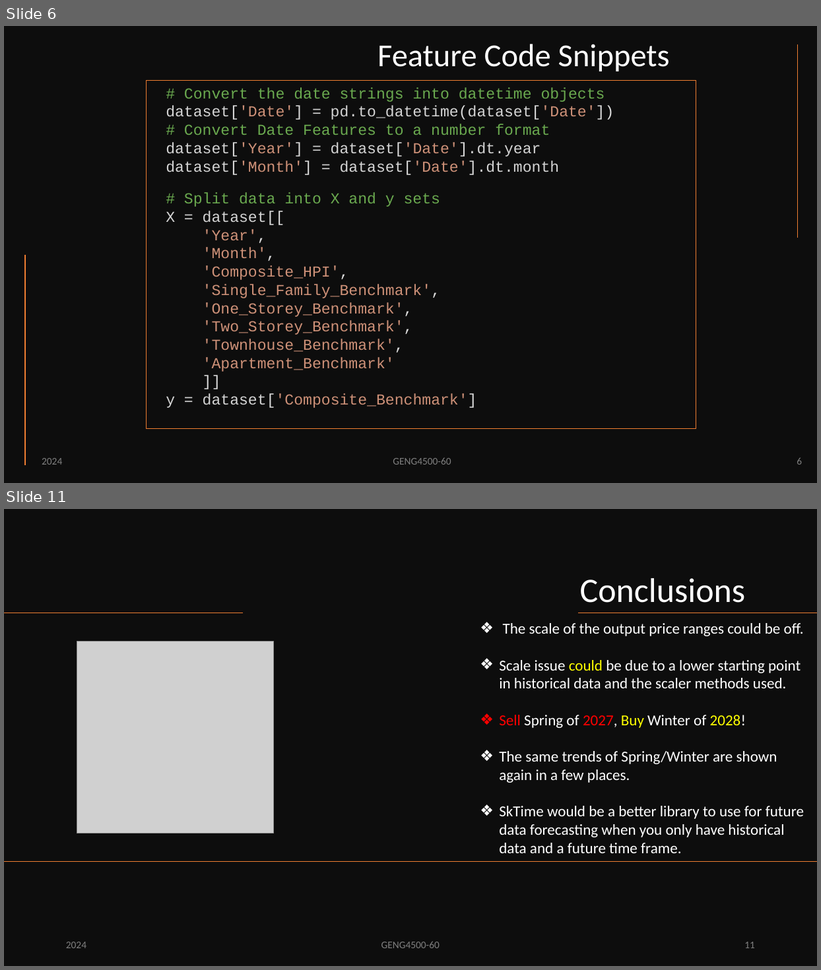
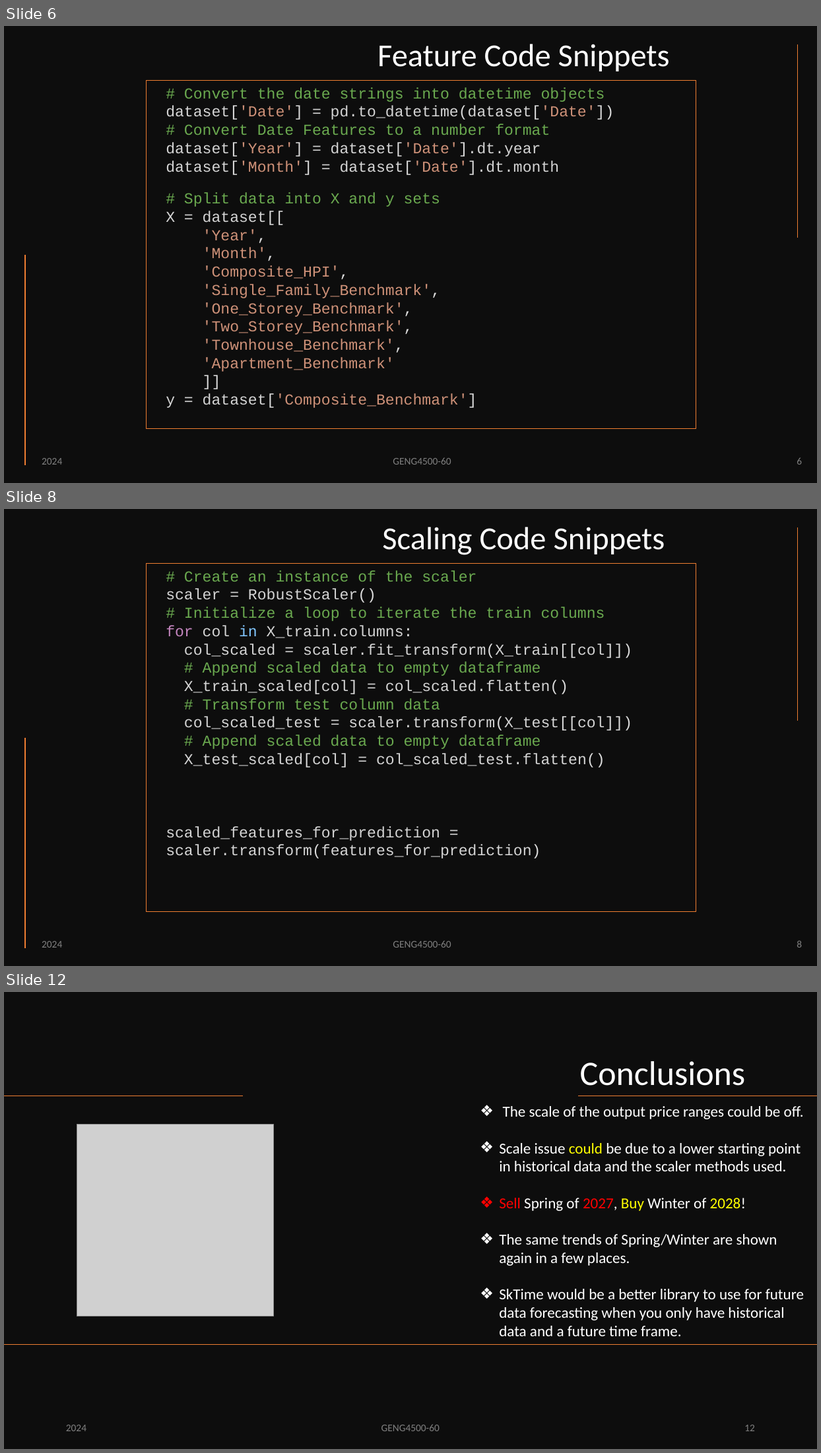
Before and after one commit to PMcTwist/Machine_Learn_Project, a slide deck: Presentation/ALI_Raymond_MAYNARD_Patrick_GENG4500_Final_presentation_2024.pptx. Shown one above the other, each under a label of ours: slides 6 and 11 before the commit, slides 6, 8 and 12 after it; the slides between them are not shown. The pictures are 821x970 and 821x1453 pixels, drawn with LibreOffice and Linux fonts; fonts in the diff are those of the drawing; grey boxes stand for pictures. Boxes give left, top, right and bottom in pixels: in the first picture for what was removed or moved away, otherwise in the second. Text is boxed around its words. In the diff, an @@ line names an element or a change of style, - is before the commit and + after.

Commit message:
-Added code snippet slide for scaling
P@

```diff
--- a/Presentation/ALI_Raymond_MAYNARD_Patrick_GENG4500_Final_presentation_2024.pptx
+++ b/Presentation/ALI_Raymond_MAYNARD_Patrick_GENG4500_Final_presentation_2024.pptx
@@ slide 8 added at [4,509,817,966], background #FFFFFF @@
@@ rectangle added at [4,509,817,966], fill #0D0D0D @@
@@ title added at [382,527,665,555], 37.8 pt, text #FFFFFF @@
+Scaling Code Snippets
@@ line added from (797, 527) to (797, 722), #ED7D31 1 pt @@
@@ rectangle added at [146,563,696,912], outline #ED7D31 1 pt @@
@@ text added at [166,570,632,859], 18 pt, text #D4D4D4 @@
+# Create an instance of the scaler
+scaler = RobustScaler()
+# Initialize a loop to iterate the train columns
+for col in X_train.columns:
+col_scaled = scaler.fit_transform(X_train[[col]])
+# Append scaled data to empty dataframe
+X_train_scaled[col] = col_scaled.flatten()
+# Transform test column data
+col_scaled_test = scaler.transform(X_test[[col]])
+# Append scaled data to empty dataframe
+X_test_scaled[col] = col_scaled_test.flatten()
+scaled_features_for_prediction = scaler.transform(features_for_prediction)
@@ line added from (25, 738) to (25, 949), #ED7D31 1 pt @@
@@ text added at [42,941,62,948], 12 pt, text #808080 @@
+2024
@@ text added at [393,941,451,948], 12 pt, text #808080 @@
+GENG4500-60
@@ page number added at [797,941,802,948], 12 pt, text #808080 @@
+8
@@ what was slide 11 is now slide 12 @@
@@ page number at [745,1425,755,1432]: text changed @@
-11
+12
```
Also in this commit, not shown: 1 slide changed.
